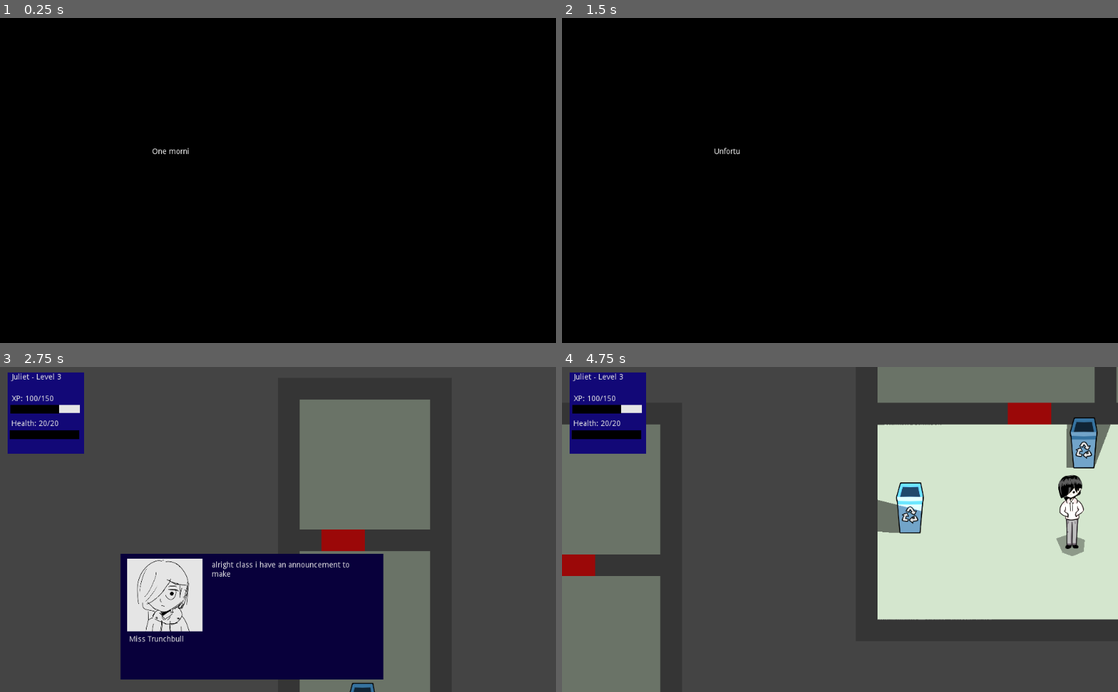
Above: before the commit, frames 1-4 (two rows, left to right).
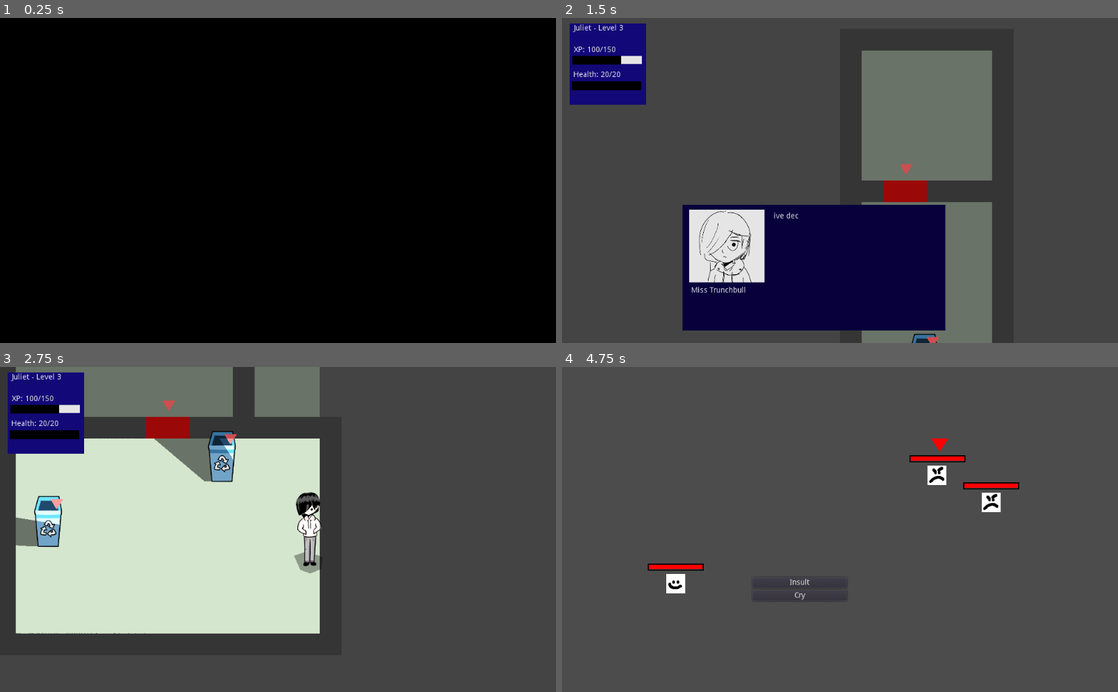
Above: after the commit, the same moments.

Repository: johnfn/ld49
Game: Godot game, scene res://Main.tscn
Same seed, same stepped clock (60 frames per second), same inputs: the game is played once before the commit and once after it.
Inputs:
- Up to frame 1 (0.25 s): no input
- Up to frame 2 (1.5 s): hold Right (ui_right) 0.53-1.28 s; tap Z (action) at 0.6, 1.25 s; tap X (angry) at 0.8, 1.35 s; hold Down (ui_down) from 1.28 s (still down)
- Up to frame 3 (2.75 s): tap Z (action) at 1.55, 2, 2.1 s; release Down (ui_down) at 2.03 s; hold Right (ui_right) from 2.03 s (still down); tap X (angry) at 2.3 s
- Up to frame 4 (4.75 s): release Right (ui_right) at 2.78 s; hold Up (ui_up) 2.78-3.53 s; tap X (angry) at 2.85, 3.8, 4.35 s; tap Z (action) at 3.05, 3.6, 4.55 s; hold Left (ui_left) from 3.53 s (still down)

The runs differ from the first frame. In frame 1, less than 0.1% of the frame differs, in the area x 27-34%, y 39-42%; in frame 2, 99%, in the area x 0-100%, y 0-100%; in frame 3, 59%; in frame 4, 47%.

Commit message:
Rewrite menu mess to be better

Diff:
--- a/ChooseAngry.tres
+++ b/ChooseAngry.tres
@@ -3,24 +3,12 @@
 [resource]
 resource_name = "ChooseInteract"
 tracks/0/type = "value"
-tracks/0/path = NodePath("Menu:modulate")
+tracks/0/path = NodePath("Menu/InteractMenuItem/Polygon2D2:color")
 tracks/0/interp = 1
 tracks/0/loop_wrap = true
 tracks/0/imported = false
 tracks/0/enabled = true
 tracks/0/keys = {
-"times": PoolRealArray( 0.3, 1 ),
-"transitions": PoolRealArray( 1, 1 ),
-"update": 0,
-"values": [ Color( 1, 1, 1, 1 ), Color( 1, 1, 1, 0 ) ]
-}
-tracks/1/type = "value"
-tracks/1/path = NodePath("Menu/InteractMenuItem/Polygon2D2:color")
-tracks/1/interp = 1
-tracks/1/loop_wrap = true
-tracks/1/imported = false
-tracks/1/enabled = true
-tracks/1/keys = {
 "times": PoolRealArray( 0, 0.3 ),
 "transitions": PoolRealArray( 1, 1 ),
 "update": 0,
--- a/Cinematics.gd
+++ b/Cinematics.gd
@@ -43,6 +43,10 @@
   press_z_to_continue.visible = false
 
 func write_overlay_text(text: String):
+  if G.skip_cinematics:
+    yield(get_tree(), "idle_frame")
+    return
+
   hide_press_z_to_continue()
 
   overlay_text.visible = true
--- a/Dialog.gd
+++ b/Dialog.gd
@@ -39,6 +39,7 @@
 
         visible = false
         get_tree().paused = false
+        G.pause_mode = G.PauseMode.None
       else:
         get_next_dialog()
   else:
--- a/Globals.gd
+++ b/Globals.gd
@@ -1,4 +1,6 @@
 extends Node2D
+
+var skip_cinematics = true
 
 enum PauseMode {
   None = 0,
@@ -17,8 +19,9 @@
 func hud():
   return $"/root/Main/Hud"
 
-func dialog():
-  return $"/root/Main/Hud/Dialog"
+func dialog() -> Dialog:
+  var d: Dialog = $"/root/Main/Hud/Dialog"
+  return d
 
 func camera() -> Camera2D:
   var camera: Camera2D = $"/root/Main/MainCamera"
--- a/InteractionMarker.gd
+++ b/InteractionMarker.gd
@@ -1,5 +1,8 @@
 extends Node2D
 class_name InteractionMarker
+
+signal on_interact
+signal on_anger
 
 onready var player: KinematicBody2D = $"/root/Main/Player"
 onready var marker = $InteractionMarker
@@ -10,41 +13,107 @@
 var is_player_inside = false
 var has_triggered_this_time = false
 
+enum State {
+  Invisible,
+  TransitionIn,
+  Visible,
+  ChooseAngryAnim,
+  ChooseInteractAnim,
+  TransitionOut,
+}
+
+var state = State.Invisible
+
 func _ready():
   menu.visible = false
 
+func get_closest_interactable():
+  var interactables = G.interactables
+
+  var closest: Node2D = null
+  var closest_dist = 99999
+
+  if interactables.size() == 0:
+    return
+
+  var player_position = G.player().global_position
+
+  for i in interactables:
+    if i.global_position.distance_to(player_position) < closest_dist:
+      closest_dist = i.global_position.distance_to(player_position)
+      closest = i
+
+  # show target only for the one we're interacting w
+
+#  for i in interactables:
+#    for child in i.get_children():
+#      if child.is_in_group("interactable"):
+#        child.visible = i == closest
+
+  return closest
+
+func choose_interact():
+  print("Choose interact")
+  if get_closest_interactable() == interactor:
+    emit_signal("on_interact")
+
+func choose_anger():
+  G.in_battle = true
+  G.battling_against = [interactor.enemy_type, interactor.enemy_type]
+  get_tree().change_scene("res://Battle.tscn")
+
+func check_for_interactions():
+  if Input.is_action_just_pressed("action") and G.mode == 0:
+    animation.advance(9999)
+    state = State.ChooseInteractAnim
+    animation.play("ChooseInteract")
+    choose_interact()
+
+  if Input.is_action_just_pressed("angry") and G.mode == 0:
+    animation.advance(9999)
+    state = State.ChooseAngryAnim
+    animation.play("ChooseAngry")
+    choose_anger()
+
 func _process(delta):
-  var just_changed = is_player_inside != marker.visible
+  match state:
+    State.Invisible:
+      if is_player_inside:
+        state = State.TransitionIn
+        menu.visible = true
+        animation.play("SlideInMenu")
+        animation.advance(0)
 
-  if is_player_inside:
-    if not has_triggered_this_time:
-      marker.visible = true
-      menu.visible = true
-      has_triggered_this_time = false
-  else:
-    marker.visible = false
+    State.TransitionIn:
+      if not animation.is_playing():
+        state = State.Visible
 
-  if just_changed:
-    if is_player_inside:
-      animation.play("SlideInMenu")
-      animation.advance(0)
-      has_triggered_this_time = false
-    else:
-      if not has_triggered_this_time:
+      check_for_interactions()
+
+    State.Visible:
+      if not is_player_inside:
+        state = State.TransitionOut
         animation.play_backwards("SlideInMenu")
 
+      check_for_interactions()
+
+    State.ChooseInteractAnim:
+      if not animation.is_playing():
+        state = State.Visible
+
+    State.ChooseAngryAnim:
+      if not animation.is_playing():
+        state = State.Visible
+
+    State.TransitionOut:
+      if not animation.is_playing():
+        state = State.Invisible
+        menu.visible = false
+
   if interactor.name == "MissTrunchbull" and is_player_inside:
-    if animation.current_animation == "SlideInMenu":
-      if animation.current_animation_position == animation.current_animation_length:
-        animation.play("MediumAngry")
+    if animation.current_animation == "SlideInMenu" and not animation.is_playing():
+      animation.play("MediumAngry")
 
-  if Input.is_action_just_pressed("action") and is_player_inside and not has_triggered_this_time:
-    animation.play("ChooseInteract")
-    has_triggered_this_time = true
-
-  if Input.is_action_just_pressed("angry") and is_player_inside and not has_triggered_this_time:
-    animation.play("ChooseAngry")
-    has_triggered_this_time = true
 
 func _on_Area2D_body_entered(body):
   if body == player:
--- a/InteractionMarker.tscn
+++ b/InteractionMarker.tscn
@@ -167,11 +167,12 @@
 z_index = 1
 
 [node name="AngryMenuItem" type="ColorRect" parent="Menu"]
+modulate = Color( 1, 1, 1, 0.819109 )
 anchor_left = 0.445
 anchor_right = 0.506
-margin_left = 40.0
+margin_left = 40.0039
 margin_top = -80.0
-margin_right = 120.0
+margin_right = 120.004
 margin_bottom = -51.0
 __meta__ = {
 "_edit_use_anchors_": false
@@ -190,6 +191,7 @@
 
 [node name="Polygon2D" type="Polygon2D" parent="Menu/AngryMenuItem"]
 position = Vector2( -1.98012, 39.5462 )
+color = Color( 0.505882, 0.164706, 0.278431, 1 )
 polygon = PoolVector2Array( -20.3607, -50.3659, 2.33401, -37.5285, 0.500107, -13.6876, -23.1116, 1.44223, -43.2847, -12.7706, -43.5139, -40.5086 )
 
 [node name="Label" type="Label" parent="Menu/AngryMenuItem"]
@@ -203,9 +205,10 @@
 }
 
 [node name="InteractMenuItem" type="ColorRect" parent="Menu"]
-margin_left = 40.0831
+modulate = Color( 1, 1, 1, 0.732158 )
+margin_left = 40.9995
 margin_top = -138.11
-margin_right = 118.083
+margin_right = 118.999
 margin_bottom = -110.11
 __meta__ = {
 "_edit_use_anchors_": false
@@ -224,6 +227,7 @@
 
 [node name="Polygon2D2" type="Polygon2D" parent="Menu/InteractMenuItem"]
 position = Vector2( -1, 40 )
+color = Color( 0.172549, 0.0823529, 0.690196, 1 )
 polygon = PoolVector2Array( -20.3607, -50.3659, 2.33401, -37.5285, 0.500107, -13.6876, -23.1116, 1.44223, -43.2847, -12.7706, -43.5139, -40.5086 )
 
 [node name="Label" type="Label" parent="Menu/InteractMenuItem"]
--- a/MissTrunchbull.tscn
+++ b/MissTrunchbull.tscn
@@ -31,3 +31,5 @@
 [node name="LightOccluder2D" type="LightOccluder2D" parent="."]
 position = Vector2( 27.9356, -0.388 )
 occluder = SubResource( 2 )
+
+[connection signal="on_interact" from="InteractionMarker" to="." method="_on_InteractionMarker_on_interact"]
--- a/Npc.gd
+++ b/Npc.gd
@@ -5,5 +5,6 @@
 export var interaction_name = "Steve"
 export(G.ENEMIES) var enemy_type = G.ENEMIES.Steve
 
-func interact():
+func _on_InteractionMarker_on_interact():
+  print("Start dlg")
   G.dialog().start(dialog)
--- a/Npc.tscn
+++ b/Npc.tscn
@@ -29,3 +29,5 @@
 
 [node name="InteractionMarker" parent="." instance=ExtResource( 2 )]
 position = Vector2( 13.7351, -17.9154 )
+
+[connection signal="on_interact" from="InteractionMarker" to="." method="_on_InteractionMarker_on_interact"]
--- a/Player.gd
+++ b/Player.gd
@@ -19,35 +19,5 @@
 
   move_and_slide(d)
 
-func check_for_interactions():
-  var interactables = G.interactables
-
-  var closest: Node2D = null
-  var closest_dist = 99999
-
-  if interactables.size() == 0:
-    return
-
-  for i in interactables:
-    if i.position.distance_to(position) < closest_dist:
-      closest_dist = i.position.distance_to(position)
-      closest = i
-
-  # show target only for the one we're interacting w
-
-  for i in interactables:
-    for child in i.get_children():
-      if child.is_in_group("interactable"):
-        child.visible = i == closest
-
-  if Input.is_action_just_pressed("action"):
-    closest.interact()
-
-  if Input.is_action_just_pressed("angry"):
-    G.in_battle = true
-    G.battling_against = [closest.enemy_type, closest.enemy_type]
-    get_tree().change_scene("res://Battle.tscn")
-
 func _process(delta):
   move()
-  check_for_interactions()
Not shown, added: audio/overworld demo.mp3.import
Not shown, changed: .gitignore
